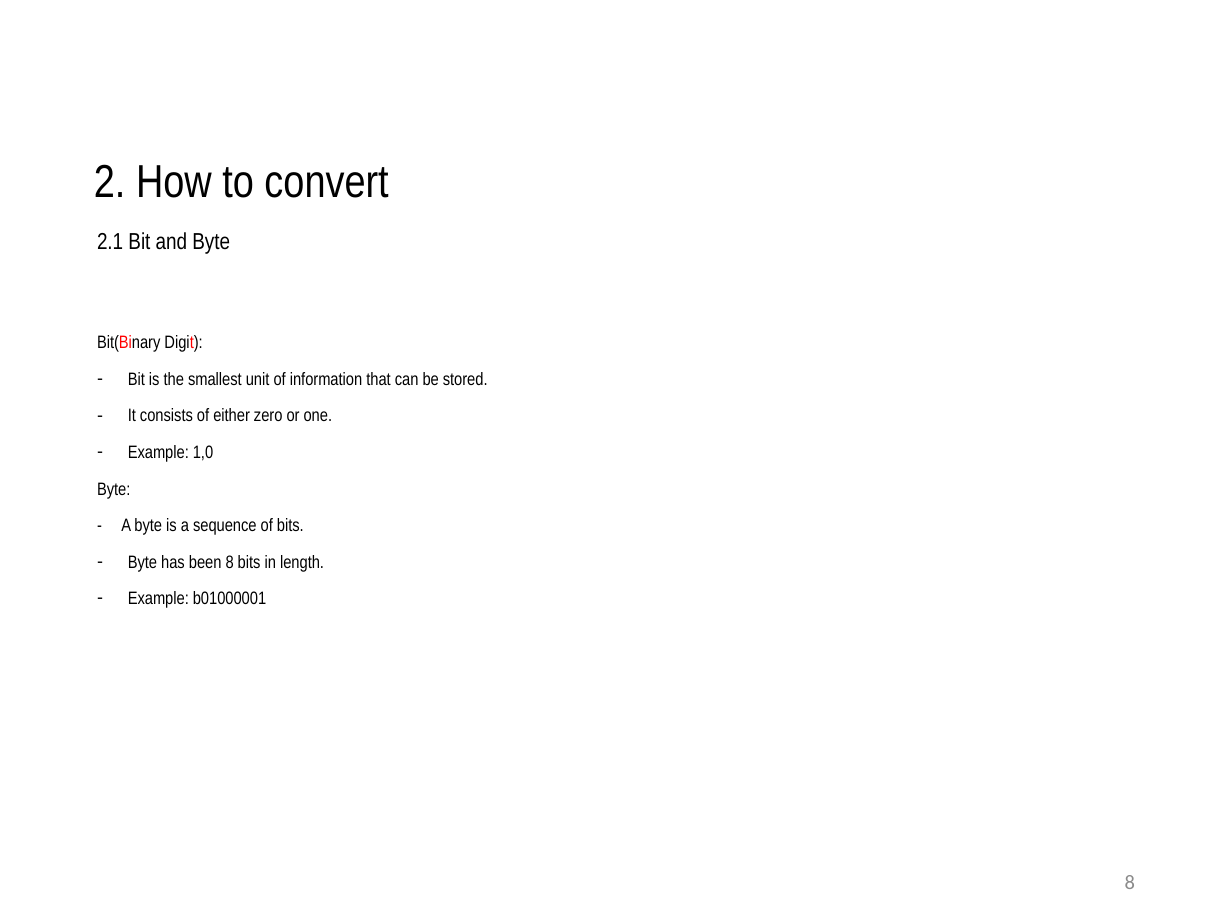
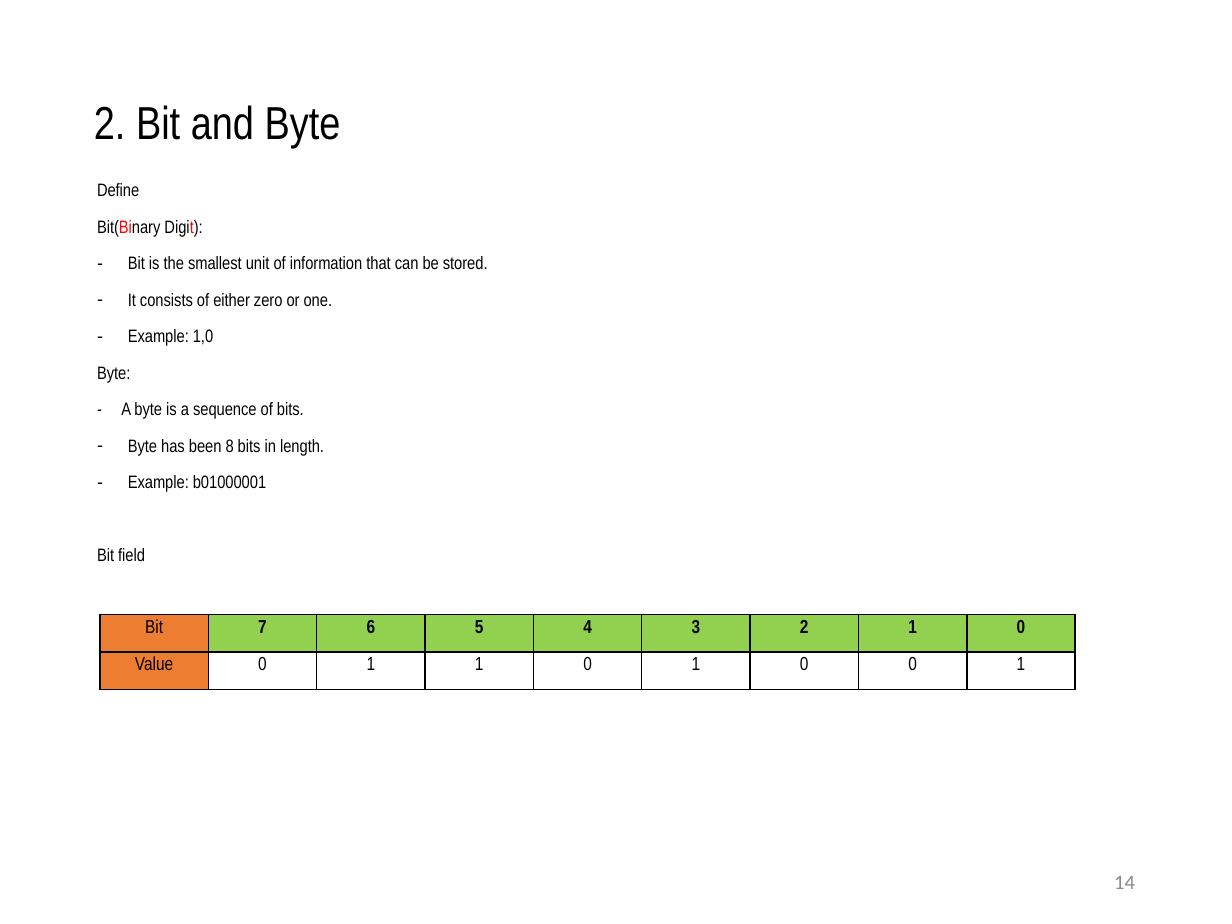
Before and after one commit to daoxuantruong/Demo, a slide deck: slide 14 of Numberic.pptx (slide 8 before the commit). Drawn at 1232x924 pixels with LibreOffice and Linux fonts; fonts in the diff are those of the drawing. Boxes give left, top, right and bottom in pixels: in the first picture for what was removed or moved away, otherwise in the second. Text is boxed around its words. In the diff, an @@ line names an element or a change of style, - is before the commit and + after.

```diff
--- a/Numberic.pptx
+++ b/Numberic.pptx
@@ text at bbox=[94, 105, 341, 148]: text changed; size 13.5 to 27 pt @@
-2.1 Bit and Byte
+2. Bit and Byte
@@ text "Define": place and size @@
-text "Define" at bbox=[97, 335, 488, 608]
+text "Define" at bbox=[97, 183, 488, 561]
@@ text removed at bbox=[94, 164, 388, 198] @@
-2. How to convert
@@ text at bbox=[97, 183, 139, 196]: paragraph added @@
+Define
@@ text at bbox=[97, 548, 145, 561]: paragraph added @@
+Bit field
@@ table added at bbox=[100, 615, 1076, 690], 2 rows, 9 columns @@
+Bit | 7 | 6 | 5 | 4 | 3 | 2 | 1 | 0
+Value | 0 | 1 | 1 | 0 | 1 | 0 | 0 | 1
@@ page number at bbox=[1114, 876, 1135, 889]: text changed @@
-8
+14
```
Also in this commit, not shown: 8 other slides changed, 2 slides removed, 4 other files.
